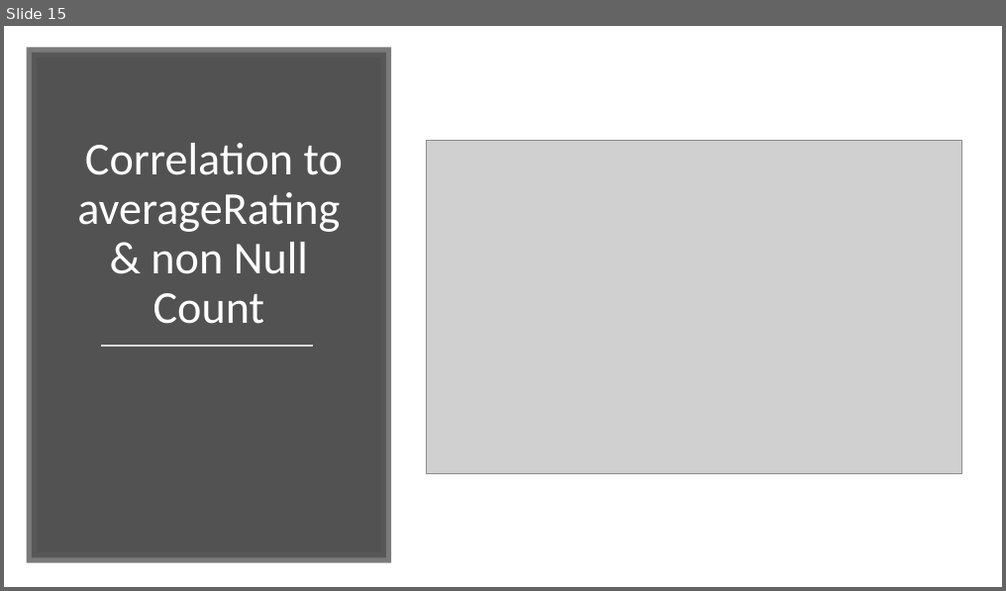
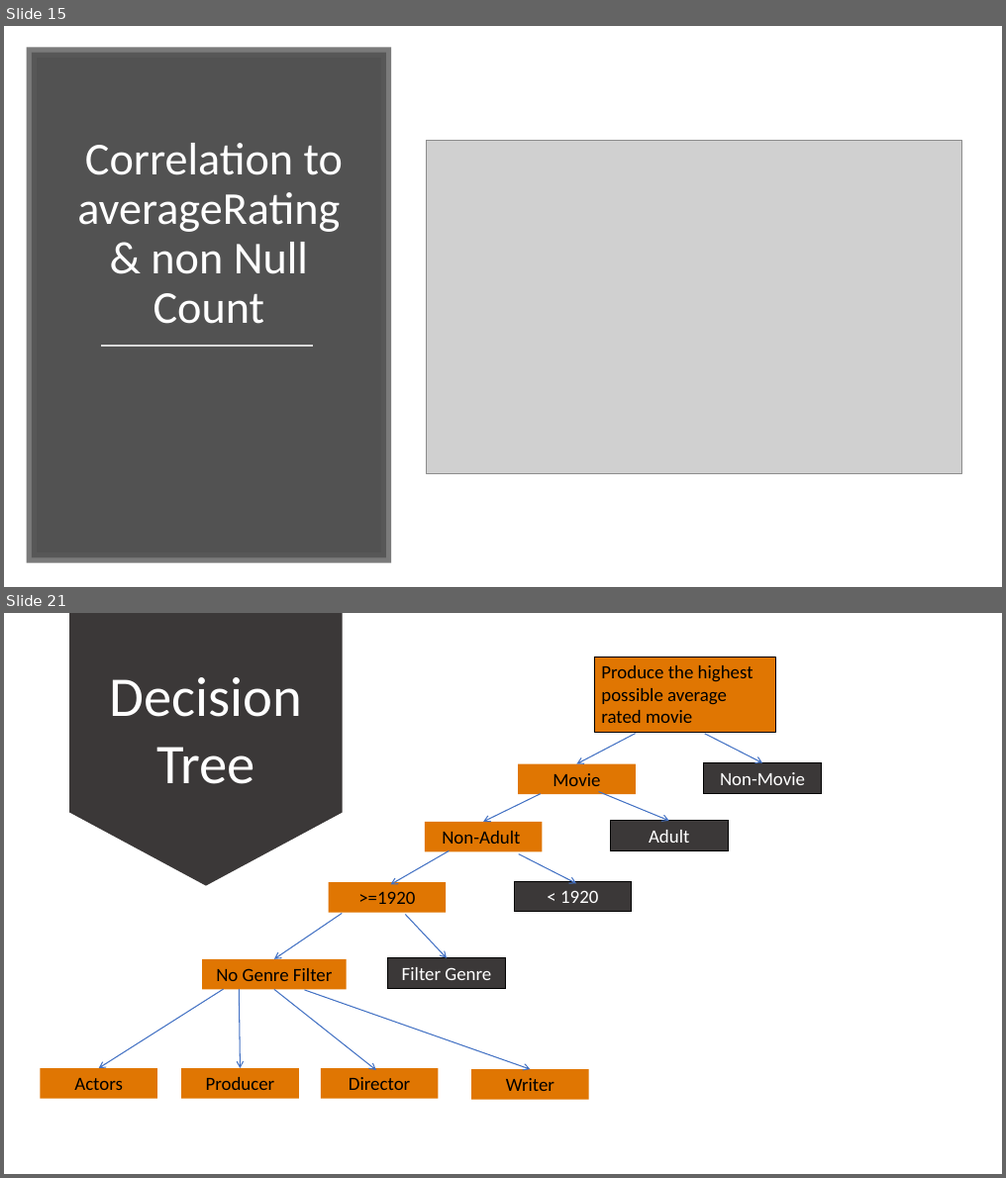
Before and after one commit to dniedermier-cscc/Scrum-Lords-Capstone-2018, a slide deck: Presentation/ScrumLords_Capstone.pptx. Shown one above the other, each under a label of ours: slide 15 before the commit, slides 15 and 21 after it; the slides between them are not shown. The pictures are 1006x591 and 1006x1178 pixels, drawn with LibreOffice and Linux fonts; fonts in the diff are those of the drawing; grey boxes stand for pictures. Boxes give left, top, right and bottom in pixels: in the first picture for what was removed or moved away, otherwise in the second. Text is boxed around its words. In the diff, an @@ line names an element or a change of style, - is before the commit and + after.

```diff
--- a/Presentation/ScrumLords_Capstone.pptx
+++ b/Presentation/ScrumLords_Capstone.pptx
@@ slide 21 added at box(4, 613, 1002, 1174), background #FFFFFF @@
@@ down arrow added at box(70, 613, 344, 885), fill #3B3838 @@
@@ rectangle added at box(594, 657, 775, 732), fill #E07602, outline #000000 0.5 pt, 18 pt, text #000000 @@
+Produce the highest possible average rated movie
@@ text added at box(109, 677, 302, 784), 54 pt, text #FFFFFF @@
+Decision Tree
@@ arrow added from (636, 734) to (576, 764), #4472C4 1 pt @@
@@ arrow added from (705, 734) to (762, 762), #4472C4 1 pt @@
@@ rectangle added at box(519, 764, 636, 794), fill #E07602, 18 pt, text #000000 @@
+Movie
@@ rectangle added at box(704, 762, 822, 792), fill #3B3838, outline #000000 1 pt, 18 pt, text #FFFFFF @@
+Non-Movie
@@ arrow added from (541, 794) to (483, 822), #4472C4 1 pt @@
@@ arrow added from (598, 792) to (669, 821), #4472C4 1 pt @@
@@ rectangle added at box(425, 822, 543, 852), fill #E07602, 18 pt, text #000000 @@
+Non-Adult
@@ rectangle added at box(611, 821, 728, 851), fill #3B3838, outline #000000 1 pt, 18 pt, text #FFFFFF @@
+Adult
@@ arrow added from (449, 851) to (391, 884), #4472C4 1 pt @@
@@ arrow added from (519, 854) to (576, 884), #4472C4 1 pt @@
@@ rectangle added at box(328, 882, 446, 912), fill #E07602, 18 pt, text #000000 @@
+>=1920
@@ rectangle added at box(514, 881, 632, 912), fill #3B3838, outline #000000 1 pt, 18 pt, text #FFFFFF @@
+< 1920
@@ arrow added from (342, 913) to (274, 959), #4472C4 1 pt @@
@@ arrow added from (405, 915) to (447, 959), #4472C4 1 pt @@
@@ rectangle added at box(202, 959, 347, 989), fill #E07602, 18 pt, text #000000 @@
+No Genre Filter
@@ rectangle added at box(388, 959, 506, 988), fill #3B3838, outline #000000 1 pt, 18 pt, text #FFFFFF @@
+Filter Genre
@@ arrow added from (224, 989) to (99, 1069), #4472C4 1 pt @@
@@ arrow added from (239, 989) to (240, 1069), #4472C4 1 pt @@
@@ arrow added from (274, 989) to (376, 1070), #4472C4 1 pt @@
@@ arrow added from (304, 990) to (531, 1069), #4472C4 1 pt @@
@@ rectangle added at box(40, 1069, 157, 1099), fill #E07602, 18 pt, text #000000 @@
+Actors
@@ rectangle added at box(181, 1069, 299, 1099), fill #E07602, 18 pt, text #000000 @@
+Producer
@@ rectangle added at box(321, 1069, 439, 1099), fill #E07602, 18 pt, text #000000 @@
+Director
@@ rectangle added at box(471, 1069, 589, 1100), fill #E07602, 18 pt, text #000000 @@
+Writer
```
Also in this commit, not shown: 7 slides changed, 7 other slides added, 5 slides removed.
